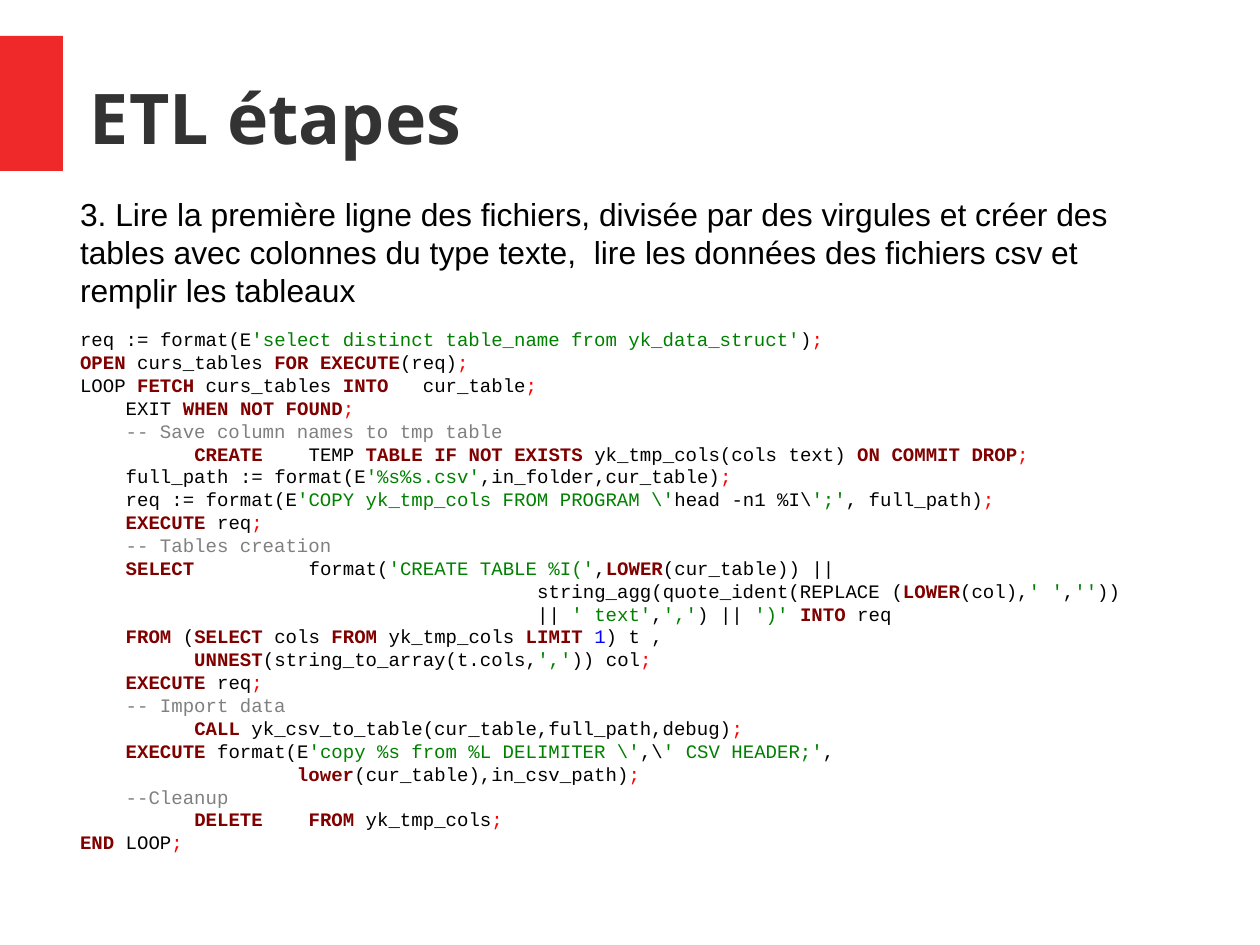
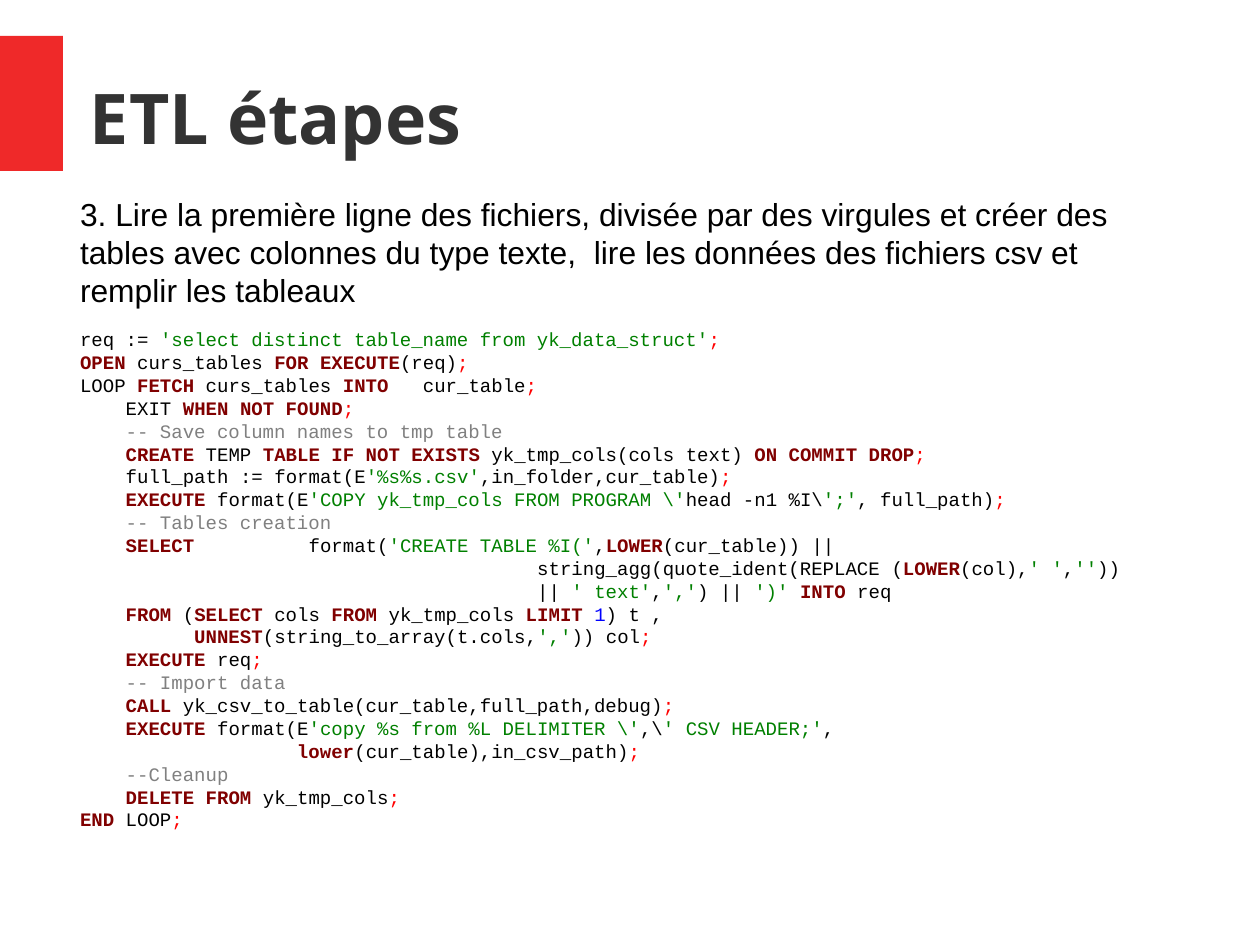
Before and after one commit to konyshev/ecam_ds, a slide deck: slide 11 of IntProj/Slides.odp. Drawn at 1260x945 pixels with LibreOffice and Linux fonts; fonts in the diff are those of the drawing. Boxes give left, top, right and bottom in pixels: in the first picture for what was removed or moved away, otherwise in the second. Text is boxed around its words. In the diff, an @@ line names an element or a change of style, - is before the commit and + after.

```diff
--- a/IntProj/Slides.odp
+++ b/IntProj/Slides.odp
@@ text at (80, 333, 720, 350): text changed @@
-req := format(E'select distinct table_name from yk_data_struct');
+req := 'select distinct table_name from yk_data_struct';
@@ text at (126, 493, 1006, 510): text changed; text colour #000000 to #008000 @@
-req := format(E'COPY yk_tmp_cols FROM PROGRAM \'head -n1 %I\';', full_path);
-EXECUTE req;
+EXECUTE format(E'COPY yk_tmp_cols FROM PROGRAM \'head -n1 %I\';', full_path);
```
Also in this commit, not shown: 5 other slides changed, 1 slide added, 3 other files.
